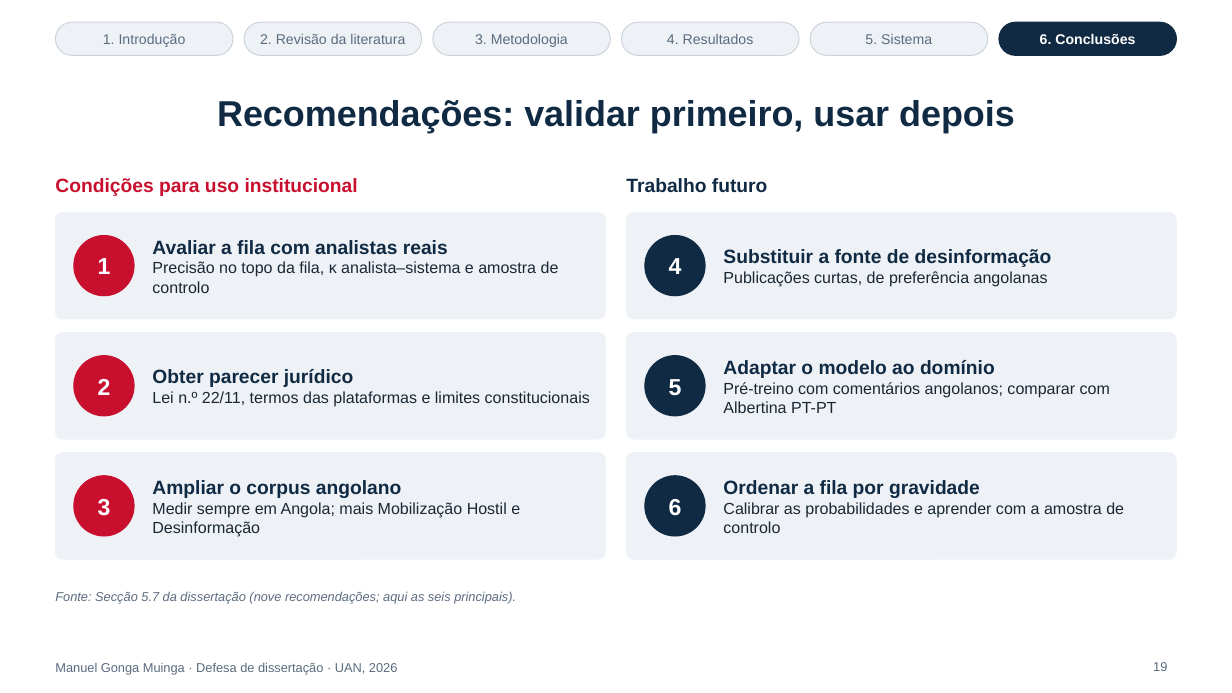
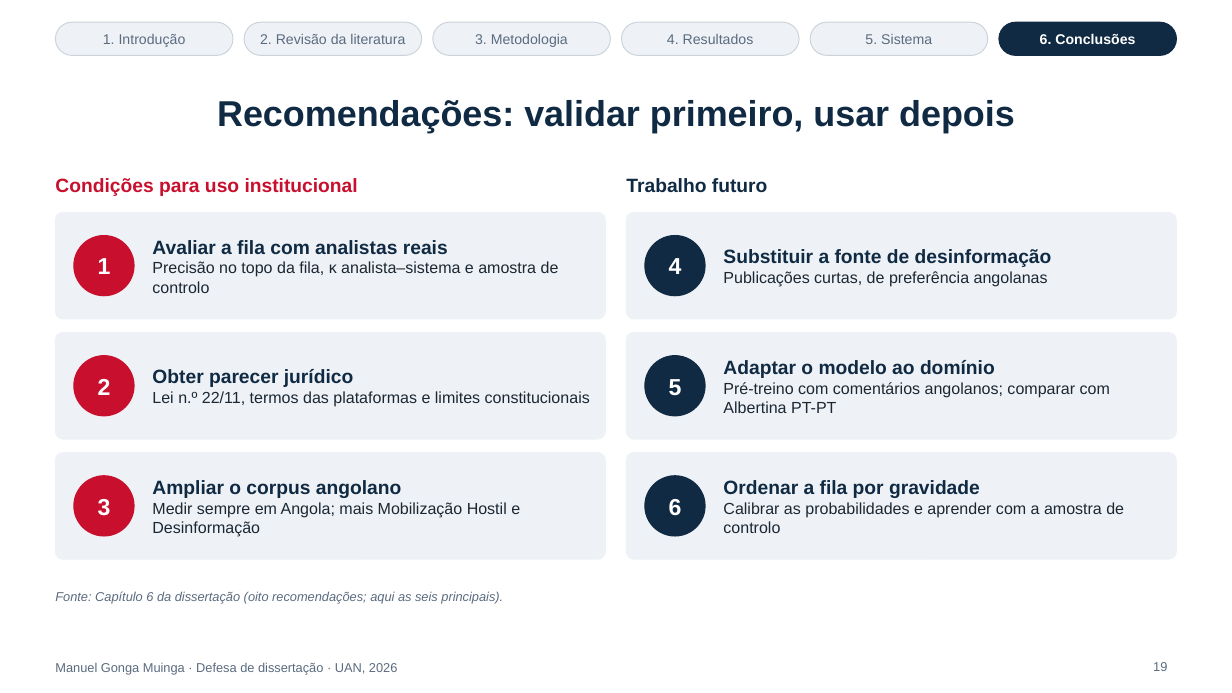
Before and after one commit to manuelmuinga/dissertacao-uan-angola, a slide deck: slide 19 of docs/Apresentacao_Defesa_UAN.pptx. Drawn at 1232x693 pixels with LibreOffice and Linux fonts; fonts in the diff are those of the drawing. Boxes give left, top, right and bottom in pixels: in the first picture for what was removed or moved away, otherwise in the second. Text is boxed around its words. In the diff, an @@ line names an element or a change of style, - is before the commit and + after.

```diff
--- a/docs/Apresentacao_Defesa_UAN.pptx
+++ b/docs/Apresentacao_Defesa_UAN.pptx
@@ text at [55, 591, 503, 603]: text changed @@
-Fonte: Secção 5.7 da dissertação (nove recomendações; aqui as seis principais).
+Fonte: Capítulo 6 da dissertação (oito recomendações; aqui as seis principais).
```
Also in this commit, not shown: 12 other slides changed, 3 other files.
